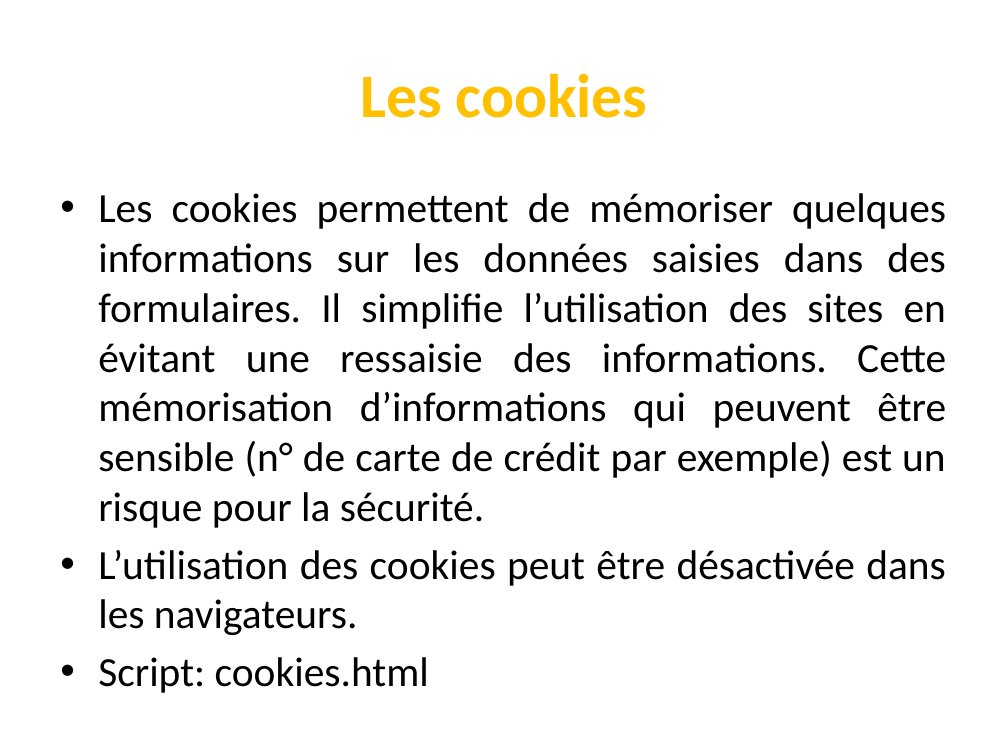
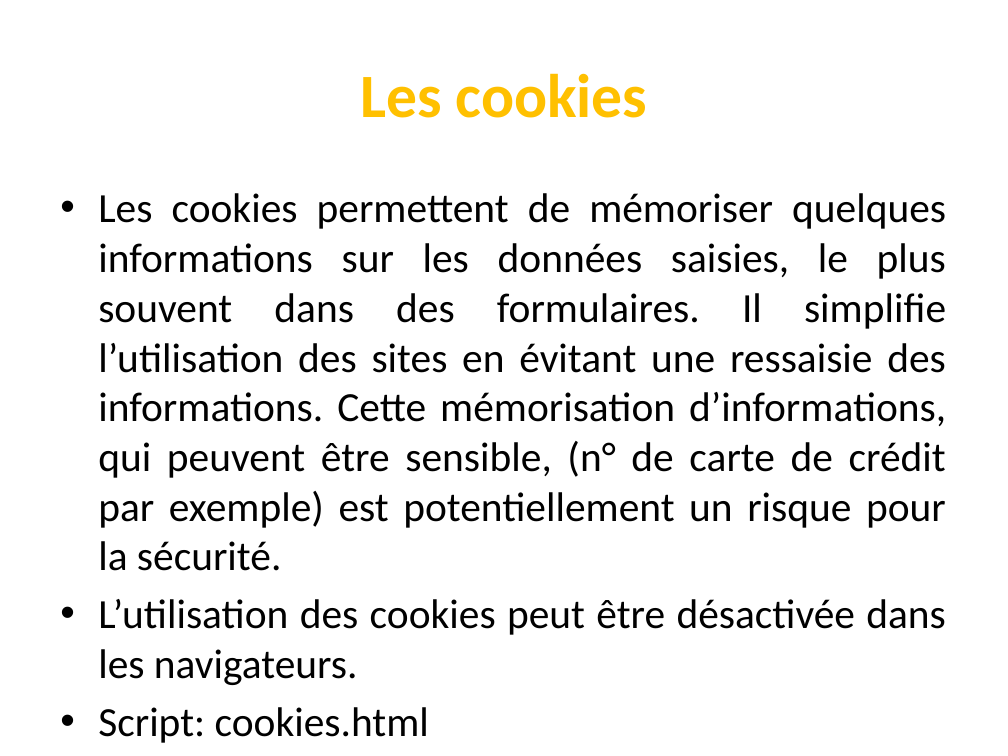
Before and after one commit to codeRoomMarseille/JavaScript_20180914, a slide deck: slide 27 of javascript.pptx. Drawn at 1008x756 pixels with LibreOffice and Linux fonts; fonts in the diff are those of the drawing. Boxes give left, top, right and bottom in pixels: in the first picture for what was removed or moved away, otherwise in the second. Text is boxed around its words. In the diff, an @@ line names an element or a change of style, - is before the commit and + after.

```diff
--- a/javascript.pptx
+++ b/javascript.pptx
@@ text at [98,193,946,571]: text changed @@
-• Les cookies permettent de mémoriser quelques informations sur les données saisies dans des formulaires. Il simplifie l’utilisation des sites en évitant une ressaisie des informations. Cette mémorisation d’informations qui peuvent être sensible (n° de carte de crédit par exemple) est un risque pour la sécurité.
+• Les cookies permettent de mémoriser quelques informations sur les données saisies, le plus souvent dans des formulaires. Il simplifie l’utilisation des sites en évitant une ressaisie des informations. Cette mémorisation d’informations, qui peuvent être sensible, (n° de carte de crédit par exemple) est potentiellement un risque pour la sécurité.
```
Also in this commit, not shown: 21 other slides changed.
